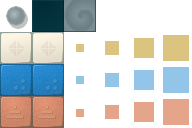
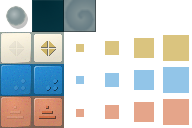
Comparing the layer stacks of the two 192 × 128 images. Changes:
added layer "Keystones" (50%) above "KeystoneBorders" over (39, 41, 58, 119)
added layer "KeystoneBorders" (40%) above "Shapes" over (32, 32, 64, 128)
painted on "Borders" over (32, 32, 64, 128)
